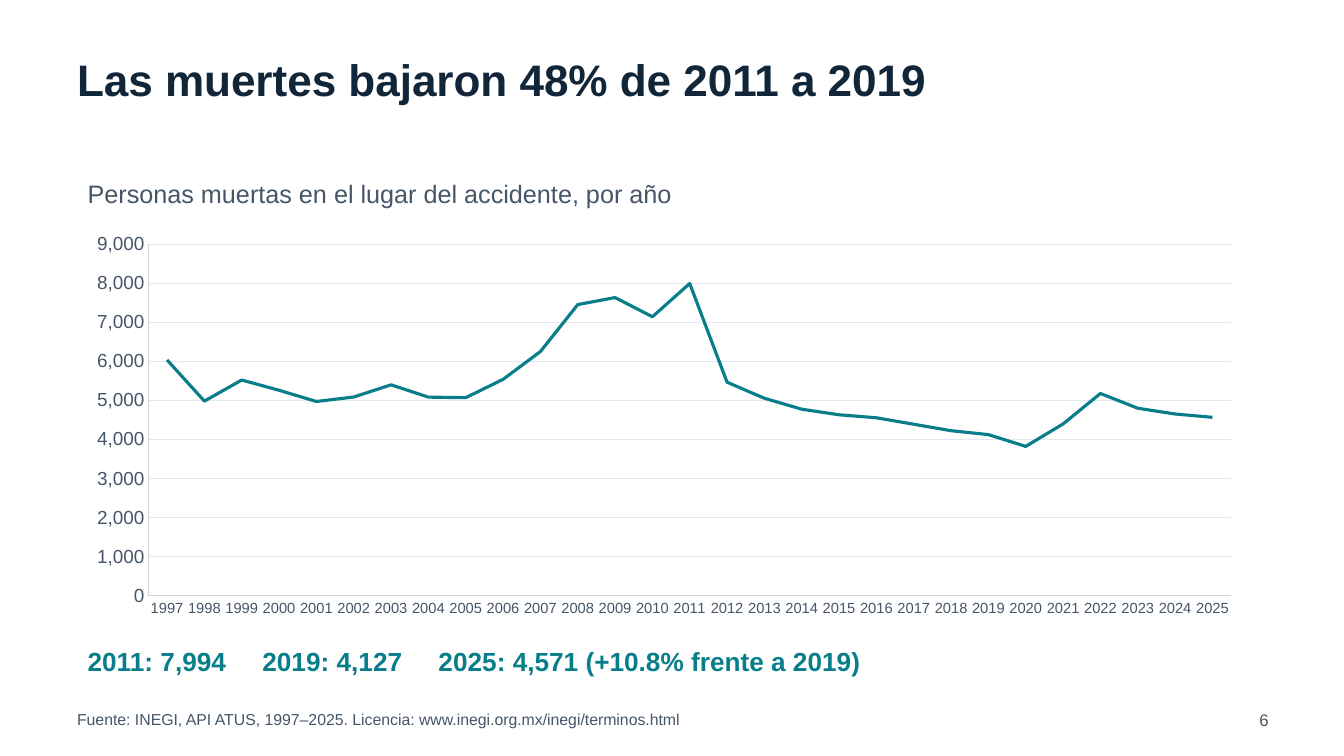
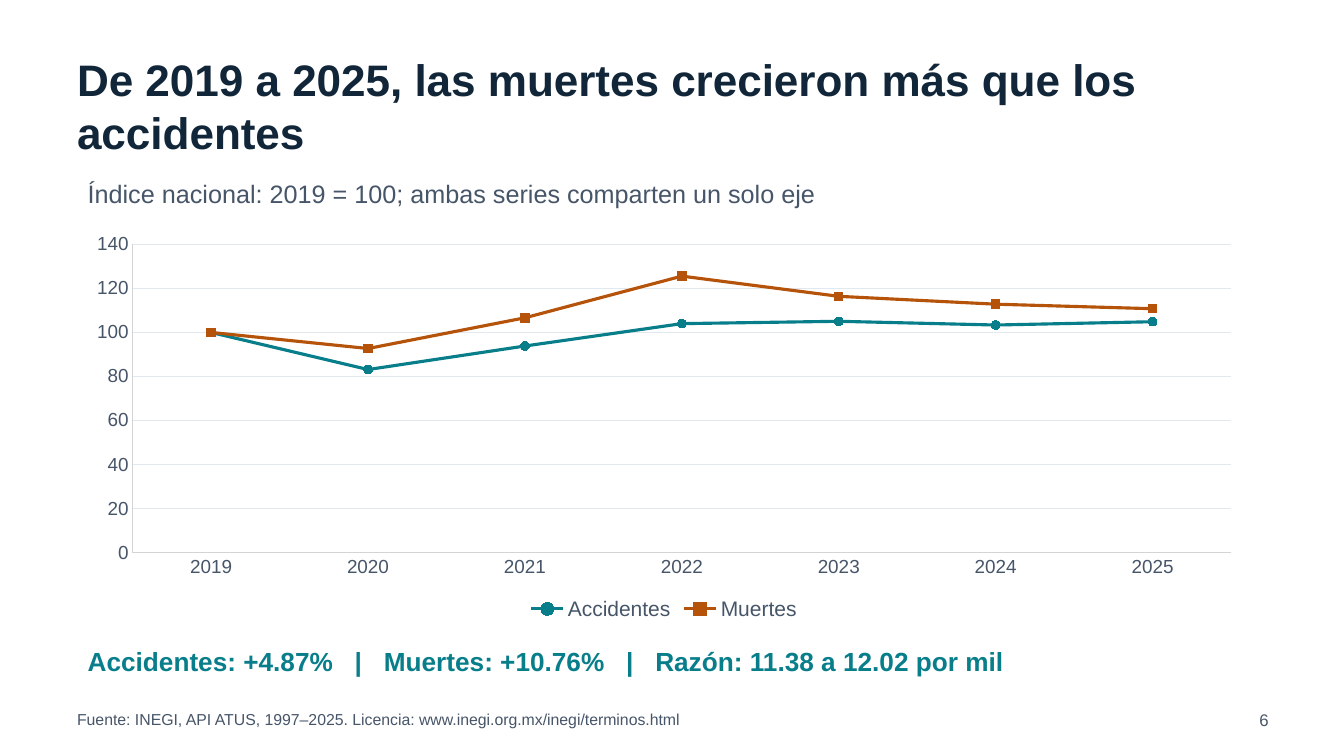
Before and after one commit to Gerar93Dot/Computo-cientifico-ok, a slide deck: slide 6 of docs/presentacion_ATUS_API.pptx. Drawn at 1344x756 pixels with LibreOffice and Linux fonts; fonts in the diff are those of the drawing. Boxes give left, top, right and bottom in pixels: in the first picture for what was removed or moved away, otherwise in the second. Text is boxed around its words. In the diff, an @@ line names an element or a change of style, - is before the commit and + after.

```diff
--- a/docs/presentacion_ATUS_API.pptx
+++ b/docs/presentacion_ATUS_API.pptx
@@ text at (77, 63, 1136, 150): text changed @@
-Las muertes bajaron 48% de 2011 a 2019
+De 2019 a 2025, las muertes crecieron más que los accidentes
@@ text at (88, 183, 815, 209): text changed @@
-Personas muertas en el lugar del accidente, por año
+Índice nacional: 2019 = 100; ambas series comparten un solo eje
@@ line chart at (74, 226, 1255, 625) @@
-categories: 1997, 1998, 1999, 2000, 2001, 2002, 2003, 2004, 2005, 2006, 2007, 2008, 2009, 2010, 2011, 2012, 2013, 2014, 2015, 2016, 2017, 2018, 2019, 2020, 2021, 2022, 2023, 2024, 2025
+categories: 2019, 2020, 2021, 2022, 2023, 2024, 2025
-Series 1: 6000, 5000, 5500, 5300, 5000, 5100, 5400, 5100, 5100, 5500, 6300, 7500, 7600, 7100, 8000, 5500, 5100, 4800, 4600, 4600, 4400, 4200, 4100, 3800, 4400, 5200, 4800, 4700, 4600
+Accidentes: 100, 83, 94, 104, 105, 103, 105
+Muertes: 100, 93, 107, 126, 116, 113, 111
@@ legend changed @@
@@ category axis changed @@
@@ value axis changed @@
@@ text at (88, 651, 1003, 677): text changed @@
-2011: 7,994 2019: 4,127 2025: 4,571 (+10.8% frente a 2019)
+Accidentes: +4.87% | Muertes: +10.76% | Razón: 11.38 a 12.02 por mil
```
Also in this commit, not shown: 4 other slides changed, 10 other files.
